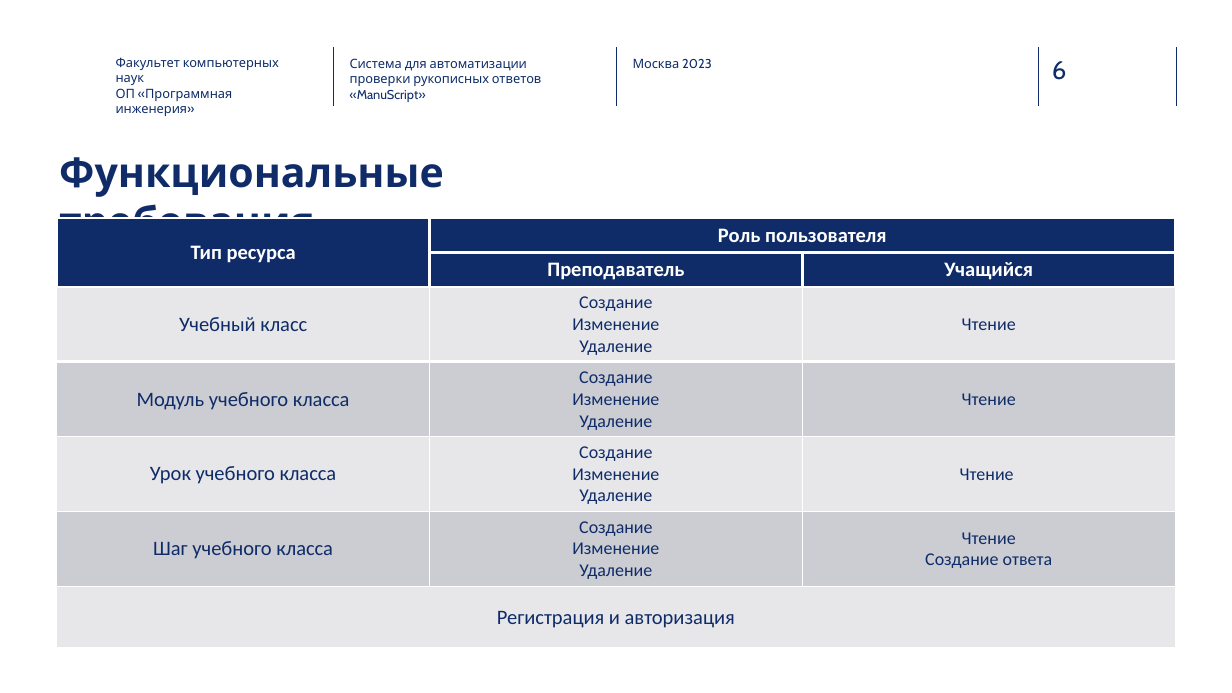
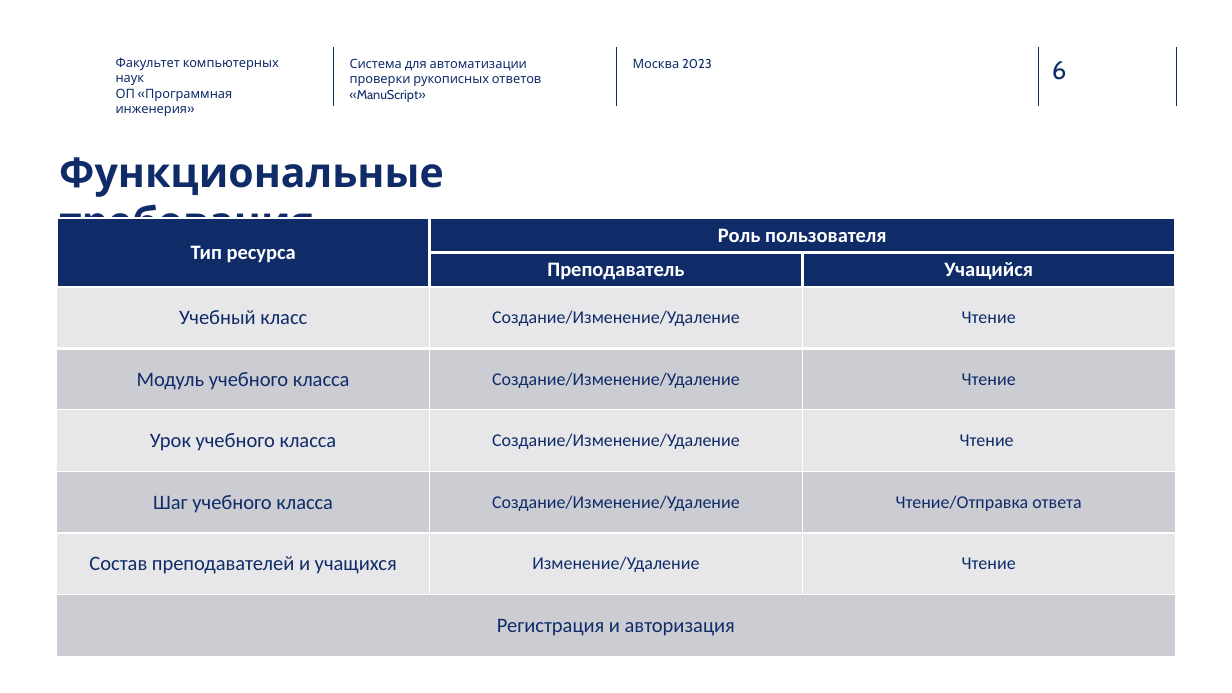
Before and after one commit to adadgoff/ManuScript, a slide deck: slide 6 of docs/Дадыков_Артемий_Презентация.pptx. Drawn at 1232x693 pixels with LibreOffice and Linux fonts; fonts in the diff are those of the drawing; background and template pictures are left out. Boxes give left, top, right and bottom in pixels: in the first picture for what was removed or moved away, otherwise in the second. Text is boxed around its words. In the diff, an @@ line names an element or a change of style, - is before the commit and + after.

```diff
--- a/docs/Дадыков_Артемий_Презентация.pptx
+++ b/docs/Дадыков_Артемий_Презентация.pptx
@@ table at (x1=57, y1=218, x2=1175, y2=655) @@
-row 3: Учебный класс | Создание / Изменение / Удаление | Чтение
-row 4: Модуль учебного класса | Создание / Изменение / Удаление | Чтение
-row 5: Урок учебного класса | Создание / Изменение / Удаление | Чтение
-row 6: Шаг учебного класса | Создание / Изменение / Удаление | Чтение / Создание ответа
+row 3: Учебный класс | Создание/Изменение/Удаление | Чтение
+row 4: Модуль учебного класса | Создание/Изменение/Удаление | Чтение
+row 5: Урок учебного класса | Создание/Изменение/Удаление | Чтение
+row 6: Шаг учебного класса | Создание/Изменение/Удаление | Чтение/Отправка ответа
+row 7: Состав преподавателей и учащихся | Изменение/Удаление | Чтение
```
Also in this commit, not shown: 4 other slides changed, 17 other files.
